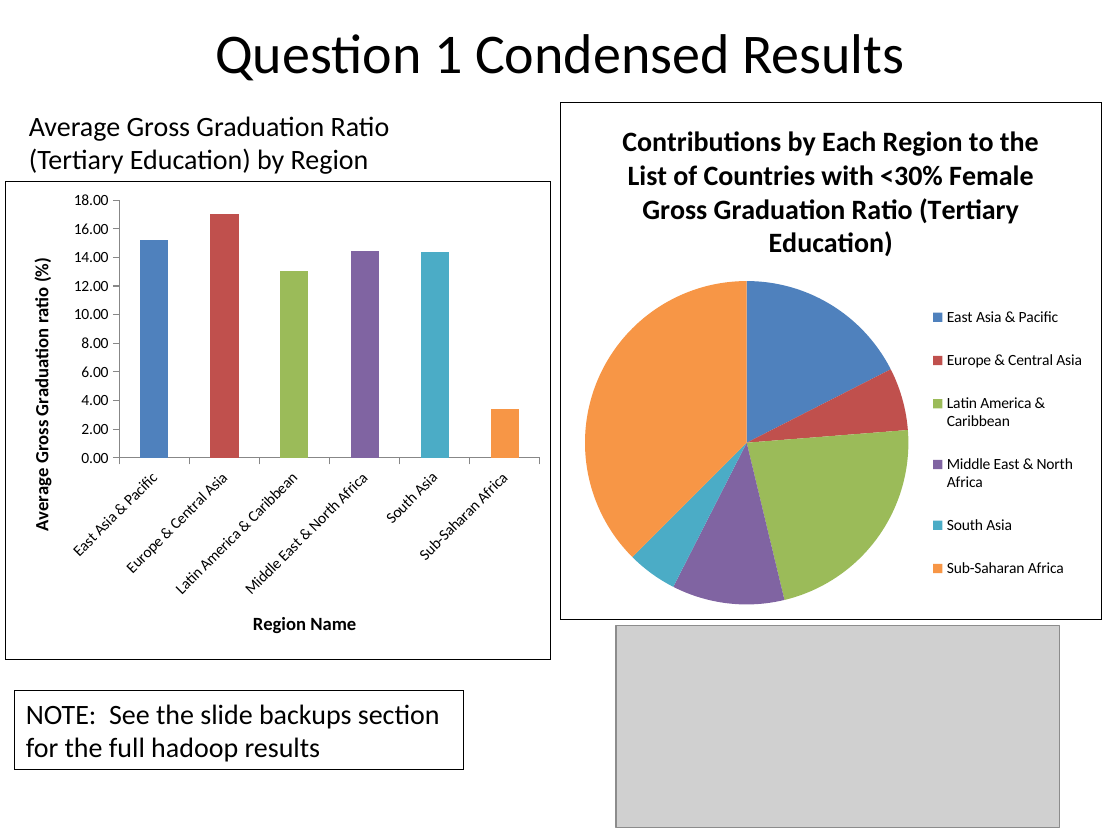
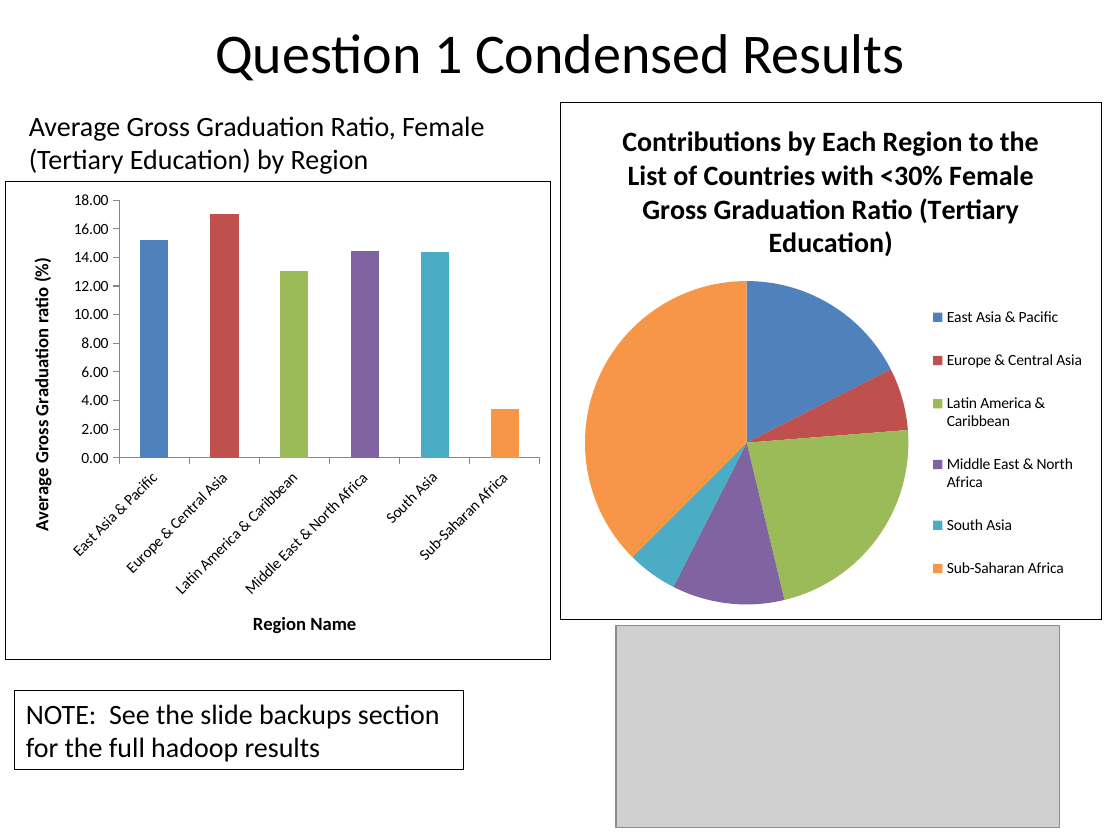
Before and after one commit to Dec-17-Big-Data/project1-bkeeper94, a slide deck: slide 3 of Project1-Presentation-Ben-Keeper.pptx. Drawn at 1120x840 pixels with LibreOffice and Linux fonts; fonts in the diff are those of the drawing; grey boxes stand for pictures. Boxes give left, top, right and bottom in pixels: in the first picture for what was removed or moved away, otherwise in the second. Text is boxed around its words. In the diff, an @@ line names an element or a change of style, - is before the commit and + after.

```diff
--- a/Project1-Presentation-Ben-Keeper.pptx
+++ b/Project1-Presentation-Ben-Keeper.pptx
@@ text at (x1=29, y1=116, x2=484, y2=141): text changed @@
-Average Gross Graduation Ratio
+Average Gross Graduation Ratio, Female
```
Also in this commit, not shown: 4 other slides changed, 2 other files.
